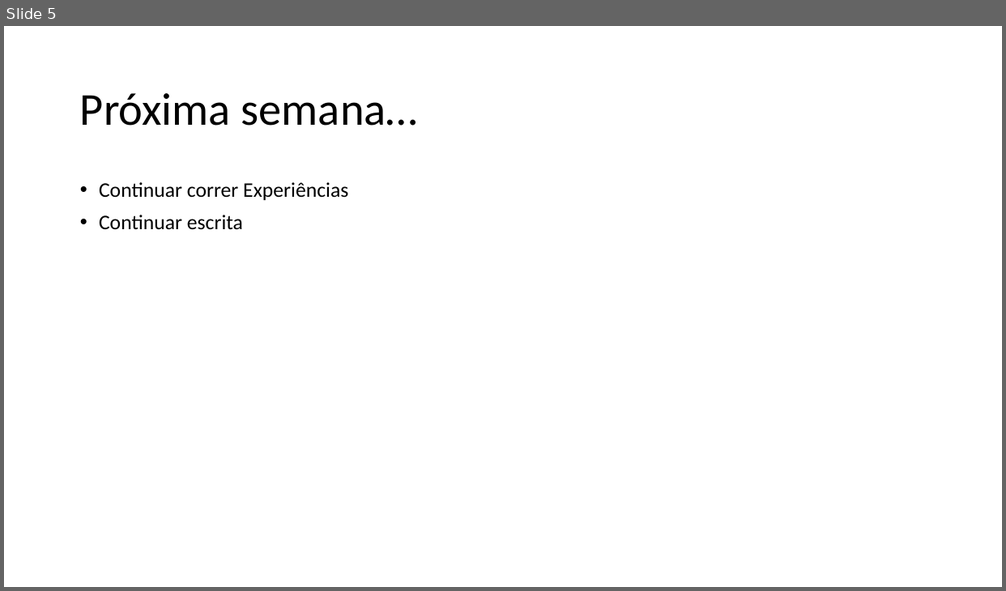
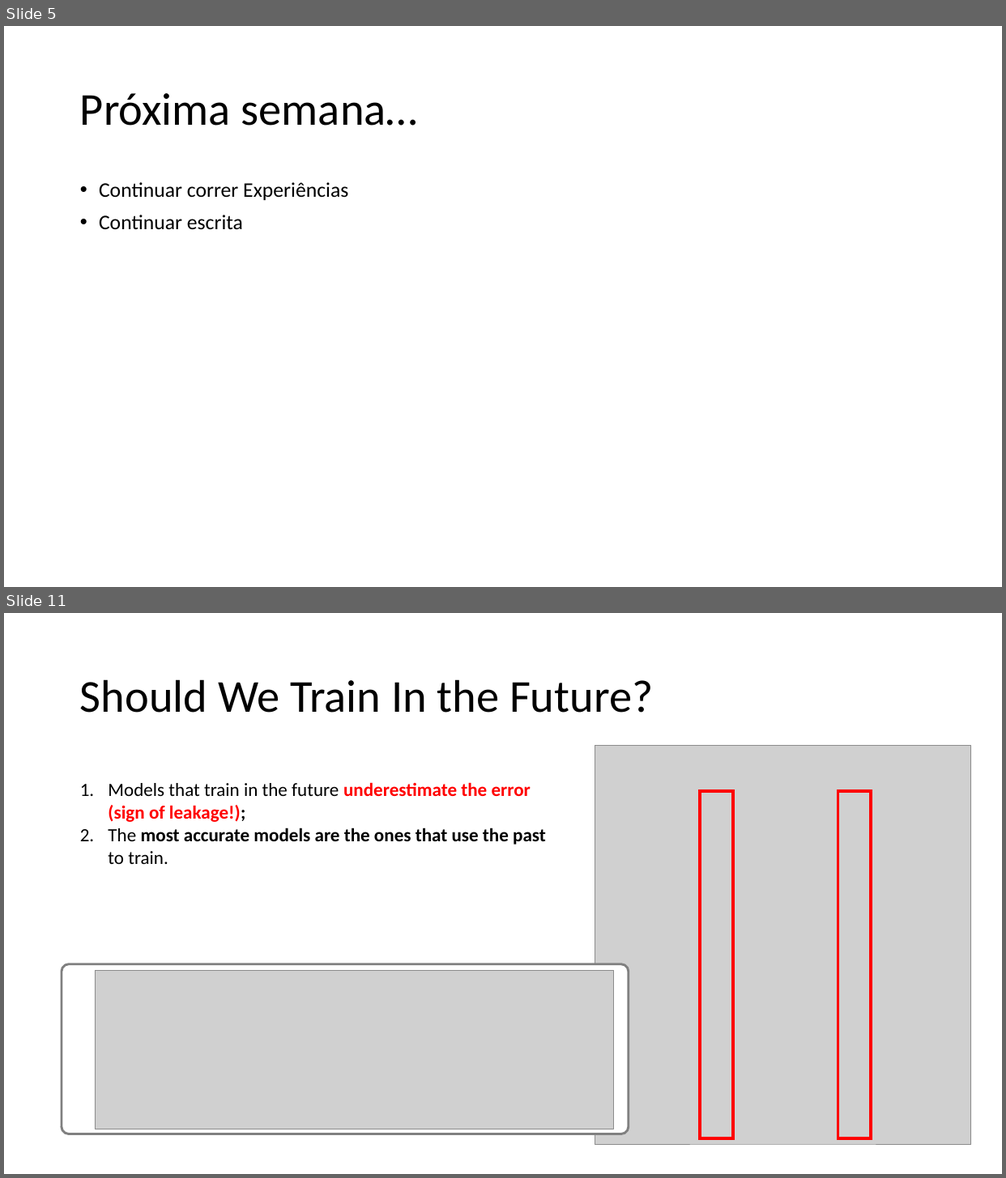
Before and after one commit to MiguelLoureiro98/timecave, a slide deck: papers/.ppt/TimeSeriesCV_26072024.pptx. Shown one above the other, each under a label of ours: slide 5 before the commit, slides 5 and 11 after it; the slides between them are not shown. The pictures are 1006x591 and 1006x1178 pixels, drawn with LibreOffice and Linux fonts; fonts in the diff are those of the drawing; grey boxes stand for pictures. Boxes give left, top, right and bottom in pixels: in the first picture for what was removed or moved away, otherwise in the second. Text is boxed around its words. In the diff, an @@ line names an element or a change of style, - is before the commit and + after.

```diff
--- a/papers/.ppt/TimeSeriesCV_26072024.pptx
+++ b/papers/.ppt/TimeSeriesCV_26072024.pptx
@@ slide 11 added at [4,613,1002,1174], background #FFFFFF @@
@@ title added at [80,679,653,713], 44 pt, text #000000 @@
+Should We Train In the Future?
@@ picture added at [595,746,971,1144] @@
@@ text added at [108,782,546,864], 18 pt, text #000000, bold @@
+1. Models that train in the future underestimate the error (sign of leakage!);
+2. The most accurate models are the ones that use the past to train.
@@ rectangle added at [701,791,733,1139], outline #FF0000 3 pt @@
@@ rectangle added at [838,791,871,1139], outline #FF0000 3 pt @@
@@ rounded rectangle added at [62,964,629,1134], fill #FFFFFF, outline #808080 2.25 pt @@
@@ picture added at [95,971,613,1130] @@
```
Also in this commit, not shown: 2 slides changed, 6 other slides added, 5 other files.
